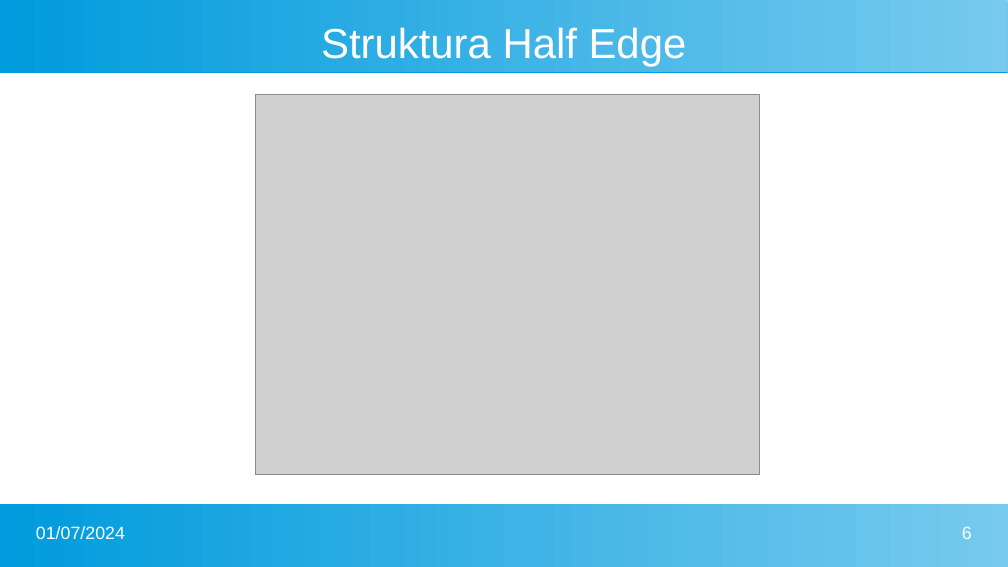
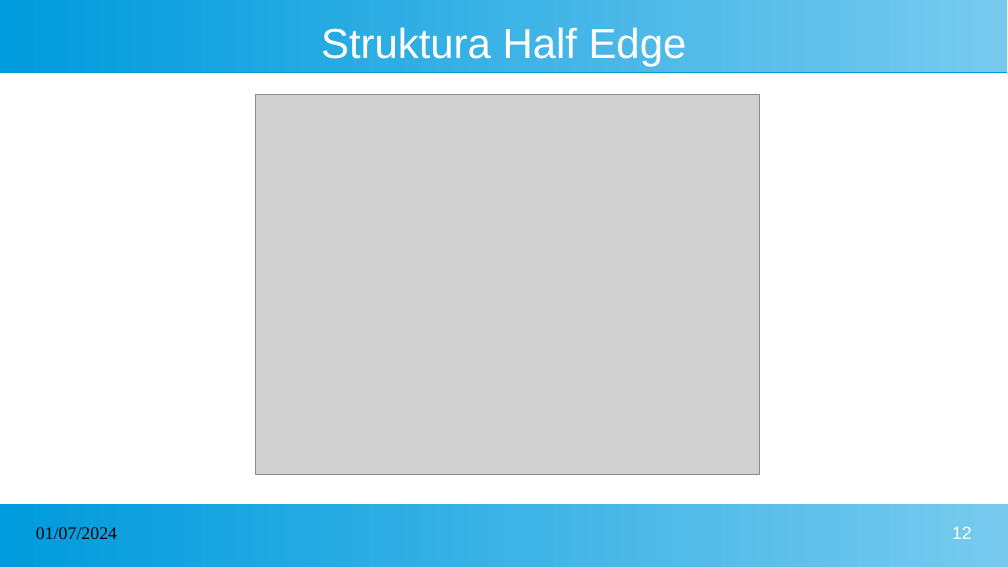
Before and after one commit to Blach03/AlgGeo-projekt, a slide deck: slide 12 of prezentacja.pptx (slide 6 before the commit). Drawn at 1008x567 pixels with LibreOffice and Linux fonts; fonts in the diff are those of the drawing; grey boxes stand for pictures. Boxes give left, top, right and bottom in pixels: in the first picture for what was removed or moved away, otherwise in the second. Text is boxed around its words. In the diff, an @@ line names an element or a change of style, - is before the commit and + after.

```diff
--- a/prezentacja.pptx
+++ b/prezentacja.pptx
@@ text "01/07/2024" at <box>36,527,117,539</box>: font Arial to Times New Roman, text colour #FFFFFF to #000000 @@
@@ page number at <box>952,526,972,539</box>: text changed @@
-6
+12
```
Also in this commit, not shown: 5 other slides changed, 20 slides added, 2 other files.
